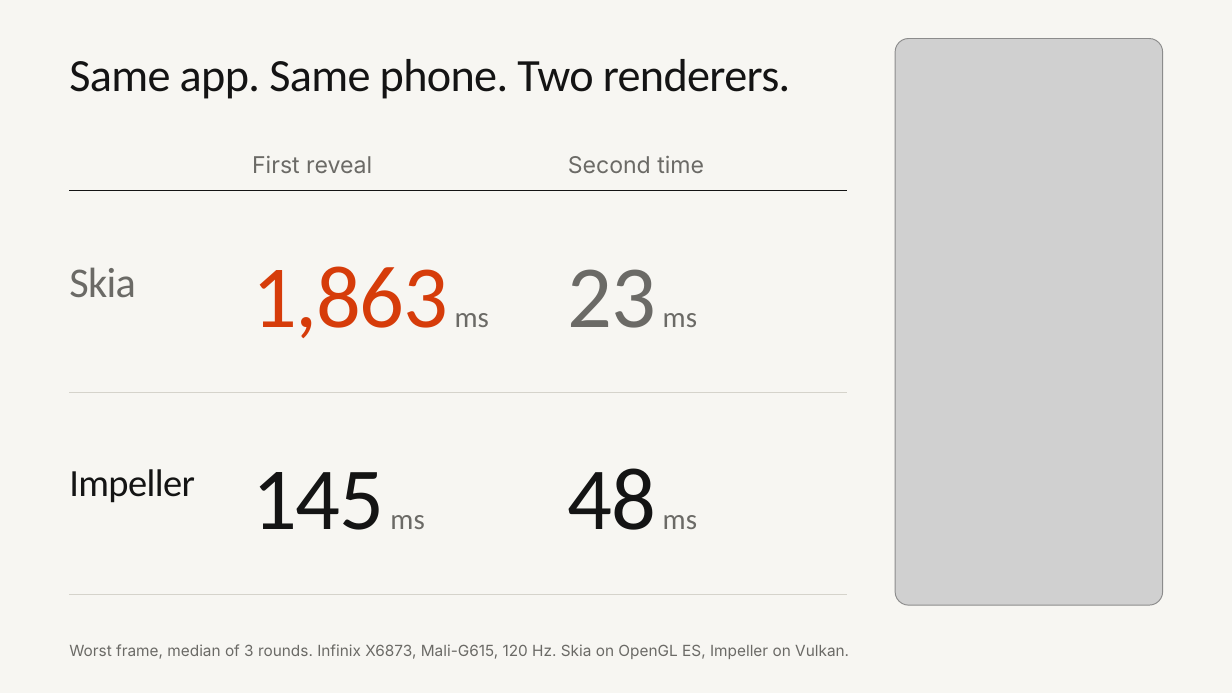
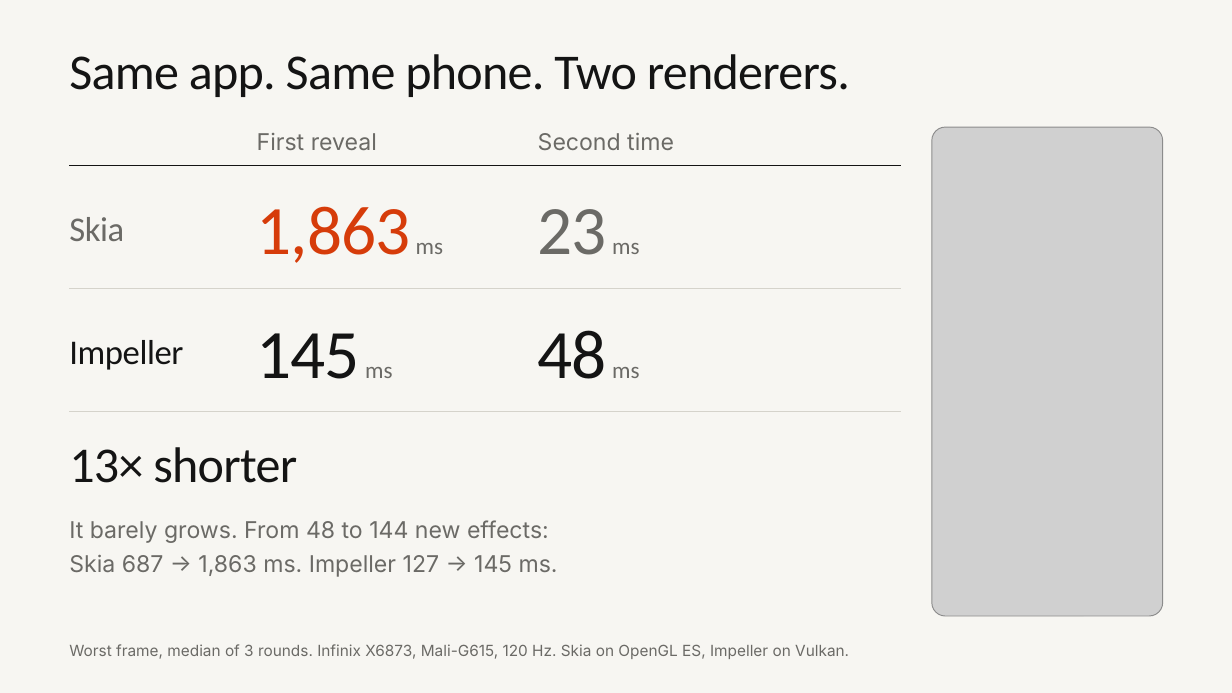
Before and after one commit to cm-collins/fluttercon-demo-app, a slide deck: slide 9 of docs/talk/slides/beyond-skia.pptx (slide 13 before the commit). Drawn at 1232x693 pixels with LibreOffice and Linux fonts; fonts in the diff are those of the drawing; grey boxes stand for pictures; background and template pictures are left out. Boxes give left, top, right and bottom in pixels: in the first picture for what was removed or moved away, otherwise in the second. Text is boxed around its words. In the diff, an @@ line names an element or a change of style, - is before the commit and + after.

```diff
--- a/docs/talk/slides/beyond-skia.pptx
+++ b/docs/talk/slides/beyond-skia.pptx
@@ title "Same app. Same phone. Two ..." at (69,54,850,97): size 36 to 39 pt, letter spacing -0.5 to -0.6 pt @@
@@ text "First reveal": place and size @@
-text "First reveal" at (252,156,372,173)
+text "First reveal" at (257,133,377,150)
@@ text "Second time": place and size @@
-text "Second time" at (568,156,704,173)
+text "Second time" at (538,133,674,150)
@@ picture: place and size @@
-picture at (896,39,1164,605)
+picture at (932,128,1163,616)
@@ text "Skia": place and size @@
-text "Skia" at (69,267,136,298)
+text "Skia" at (69,217,124,241)
@@ text "Skia" at (69,217,124,241): size 33 to 27 pt, letter spacing -0.5 to -0.3 pt; line spacing 0.98 to 1; vertical alignment top to middle @@
@@ line moved from (69, 190) - (848, 190) to (69, 165) - (901, 165) @@
@@ text "1,863 ms": place and size @@
-text "1,863 ms" at (252,266,489,338)
+text "1,863 ms" at (257,206,443,263)
@@ text "1,863 ms" at (257,206,443,263): size 69 to 54 pt, letter spacing -1.1 to -0.8 pt in "1,863"; size 22.5 to 18 pt in "ms"; vertical alignment top to middle @@
@@ text "23 ms": place and size @@
-text "23 ms" at (568,269,697,328)
+text "23 ms" at (538,209,639,255)
@@ text "23 ms" at (538,209,639,255): size 69 to 54 pt, letter spacing -1.1 to -0.8 pt in "23"; size 22.5 to 18 pt in "ms"; vertical alignment top to middle @@
@@ text "Impeller": place and size @@
-text "Impeller" at (69,469,195,503)
+text "Impeller" at (69,340,183,370)
@@ text "Impeller" at (69,340,183,370): size 30 to 27 pt, letter spacing -0.5 to -0.3 pt; line spacing 0.98 to 1; vertical alignment top to middle @@
@@ line moved from (69, 595) - (848, 595) to (69, 288) - (901, 288) @@
@@ text "145 ms": place and size @@
-text "145 ms" at (252,472,424,530)
+text "145 ms" at (257,333,392,379)
@@ text "145 ms" at (257,333,392,379): size 69 to 54 pt, letter spacing -1.1 to -0.8 pt in "145"; size 22.5 to 18 pt in "ms"; vertical alignment top to middle @@
@@ text "48 ms": place and size @@
-text "48 ms" at (568,468,697,530)
+text "48 ms" at (538,330,639,379)
@@ text "48 ms" at (538,330,639,379): size 69 to 54 pt, letter spacing -1.1 to -0.8 pt in "48"; size 22.5 to 18 pt in "ms"; vertical alignment top to middle @@
@@ line moved from (69, 393) - (848, 393) to (69, 412) - (901, 412) @@
@@ text added at (69,447,297,483), 39 pt, text #141414 @@
+13× shorter
@@ text added at (69,520,558,577), 18 pt, text #6B6A66 @@
+It barely grows. From 48 to 144 new effects:
+Skia 687 → 1,863 ms. Impeller 127 → 145 ms.
```
Also in this commit, not shown: 23 other slides changed, 4 slides added, 10 slides removed, 11 other files.
